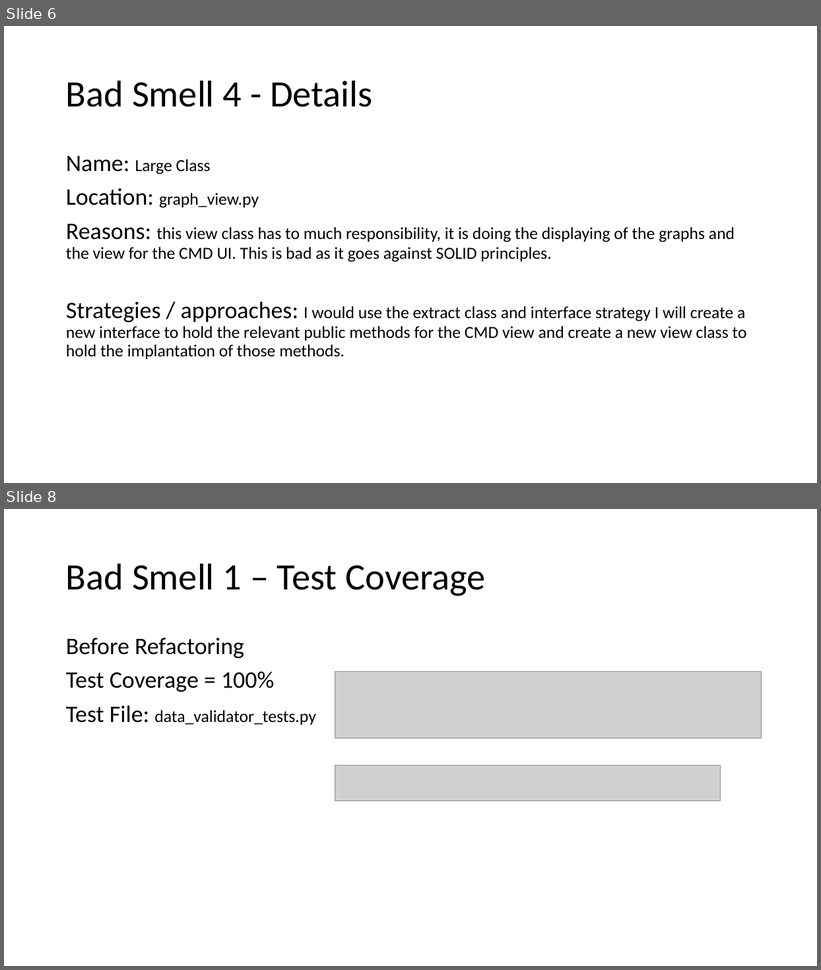
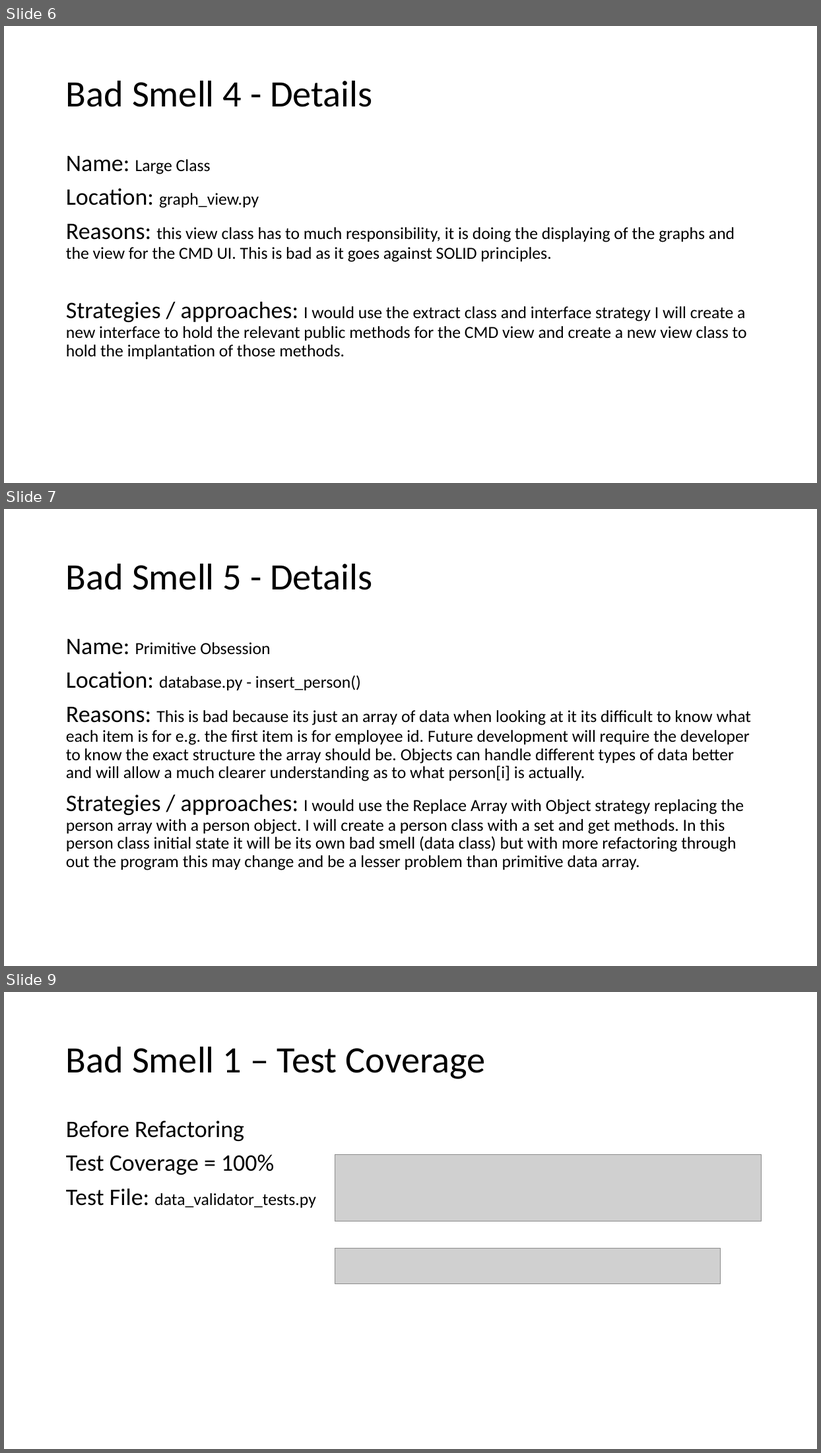
Before and after one commit to steven-snelling/PR301-Assignment_2, a slide deck: bad_smells.pptx. Shown one above the other, each under a label of ours: slides 6 and 8 before the commit, slides 6, 7 and 9 after it; the slides between them are not shown. The pictures are 821x970 and 821x1453 pixels, drawn with LibreOffice and Linux fonts; fonts in the diff are those of the drawing; grey boxes stand for pictures. Boxes give left, top, right and bottom in pixels: in the first picture for what was removed or moved away, otherwise in the second. Text is boxed around its words. In the diff, an @@ line names an element or a change of style, - is before the commit and + after.

```diff
--- a/bad_smells.pptx
+++ b/bad_smells.pptx
@@ slide 7 added at (4, 509, 817, 966), background #FFFFFF @@
@@ title added at (66, 563, 373, 590), 44 pt, text #000000 @@
+Bad Smell 5 - Details
@@ text added at (66, 639, 752, 871), 20 pt, text #000000 @@
+Name: Primitive Obsession
+Location: database.py - insert_person()
+Reasons: This is bad because its just an array of data when looking at it its difficult to know what each item is for e.g. the first item is for employee id. Future development will require the developer to know the exact structure the array should be. Objects can handle different types of data better and will allow a much clearer understanding as to what person[i] is actually.
+Strategies / approaches: I would use the Replace Array with Object strategy replacing the person array with a person object. I will create a person class with a set and get methods. In this person class initial state it will be its own bad smell (data class) but with more refactoring through out the program this may change and be a lesser problem than primitive data array.
@@ what was slide 8 is now slide 9 @@
```
Also in this commit, not shown: 4 slides changed, 3 other slides added, 1 other file.
